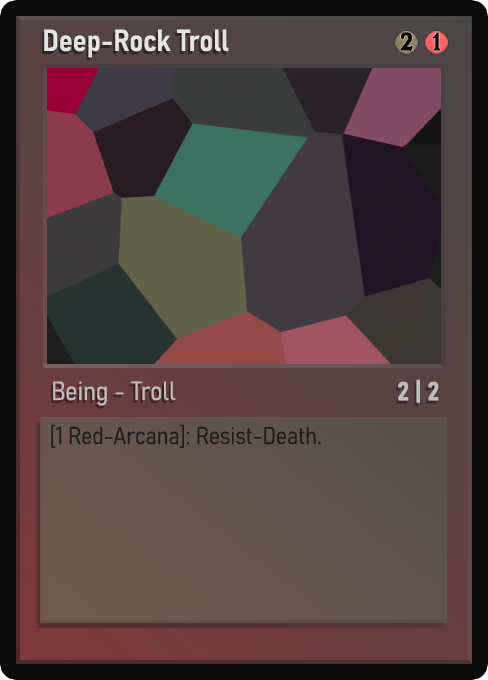
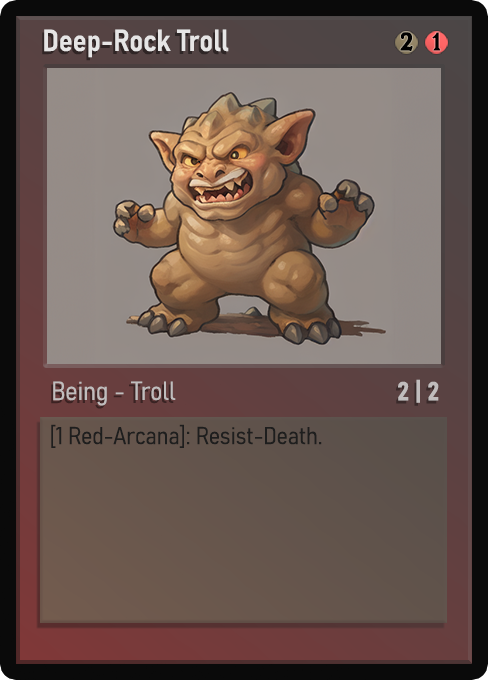
Layered file, before and after one edit (w=488, h=680). Changes by layer:
painted on "Name" over <box>44,30,211,52</box>
painted on "AtkDef" over <box>398,382,438,390</box>
painted on "Class" over <box>53,381,161,405</box>
painted on "Desc_norm" over <box>76,427,322,445</box>
painted on "Artwork" over <box>47,68,441,364</box>
